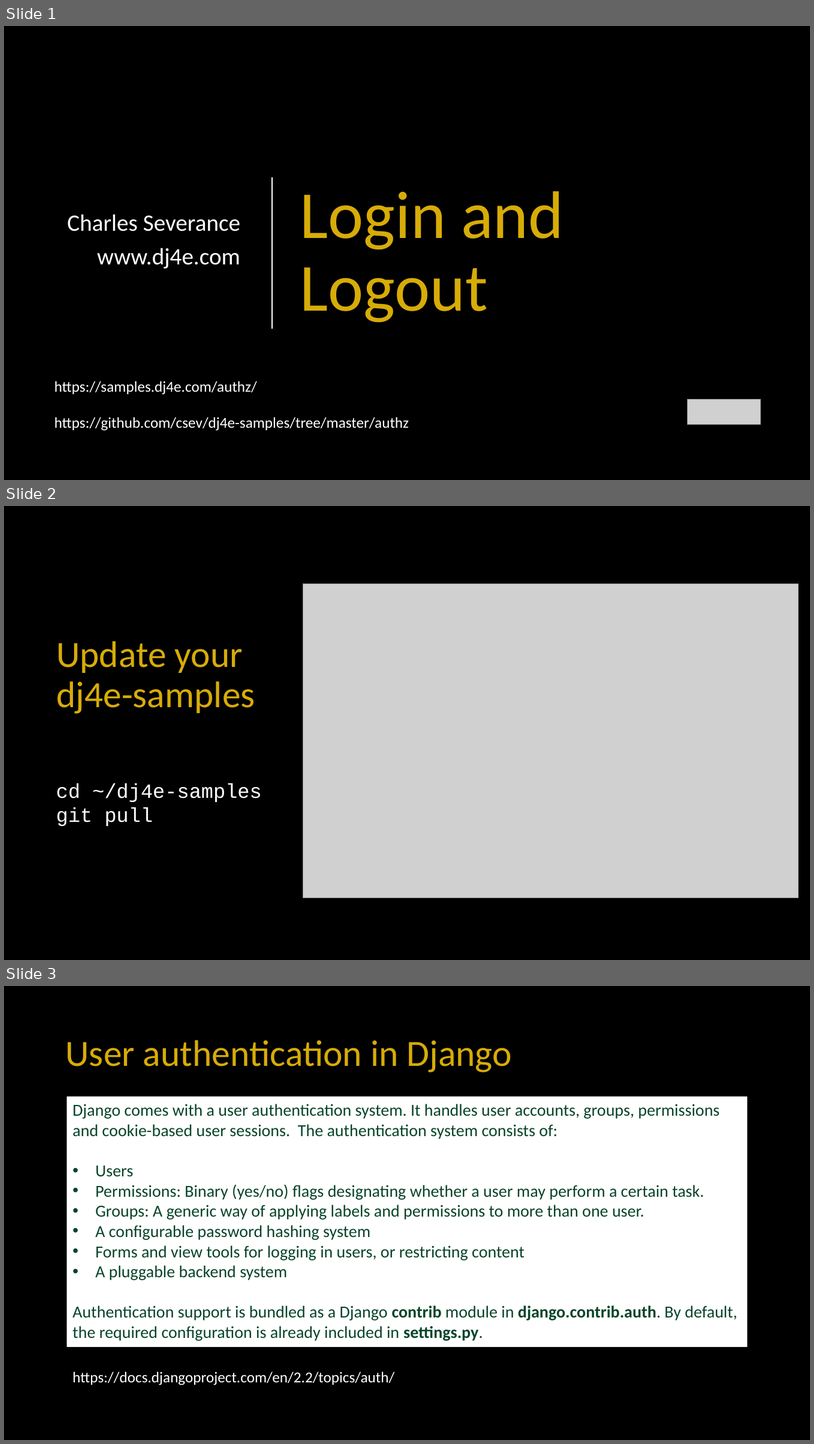
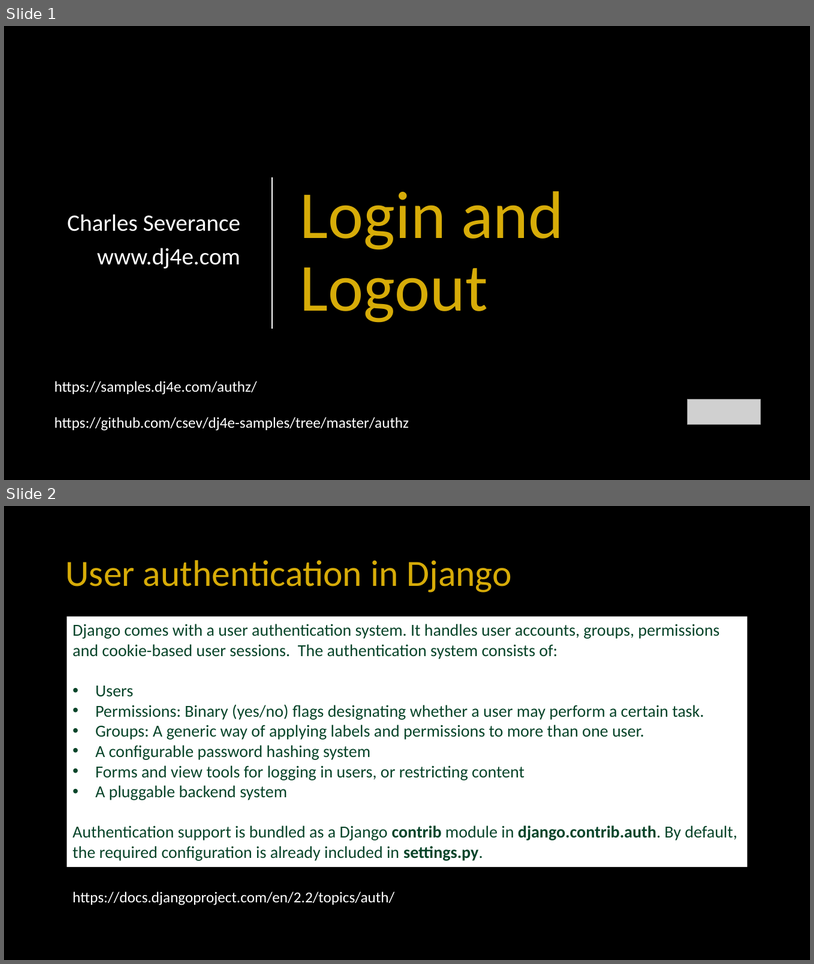
Before and after one commit to csev/dj4e, a slide deck: lectures/DJ-08-Login.pptx. Shown one above the other, each under a label of ours: slides 1, 2 and 3 before the commit, slides 1 and 2 after it. The pictures are 814x1444 and 814x964 pixels, drawn with LibreOffice and Linux fonts; fonts in the diff are those of the drawing; grey boxes stand for pictures. Boxes give left, top, right and bottom in pixels: in the first picture for what was removed or moved away, otherwise in the second. Text is boxed around its words. In the diff, an @@ line names an element or a change of style, - is before the commit and + after.

```diff
--- a/lectures/DJ-08-Login.pptx
+++ b/lectures/DJ-08-Login.pptx
@@ slide 2 removed at bbox=[4, 506, 810, 960], background #000000 @@
@@ picture removed at bbox=[303, 584, 799, 898] @@
@@ title removed at bbox=[56, 641, 255, 714] @@
-Update your dj4e-samples
@@ text removed at bbox=[56, 783, 261, 826] @@
-cd ~/dj4e-samples
-git pull
@@ what was slide 3 is now slide 2 @@
```
Also in this commit, not shown: 4 slides changed.
